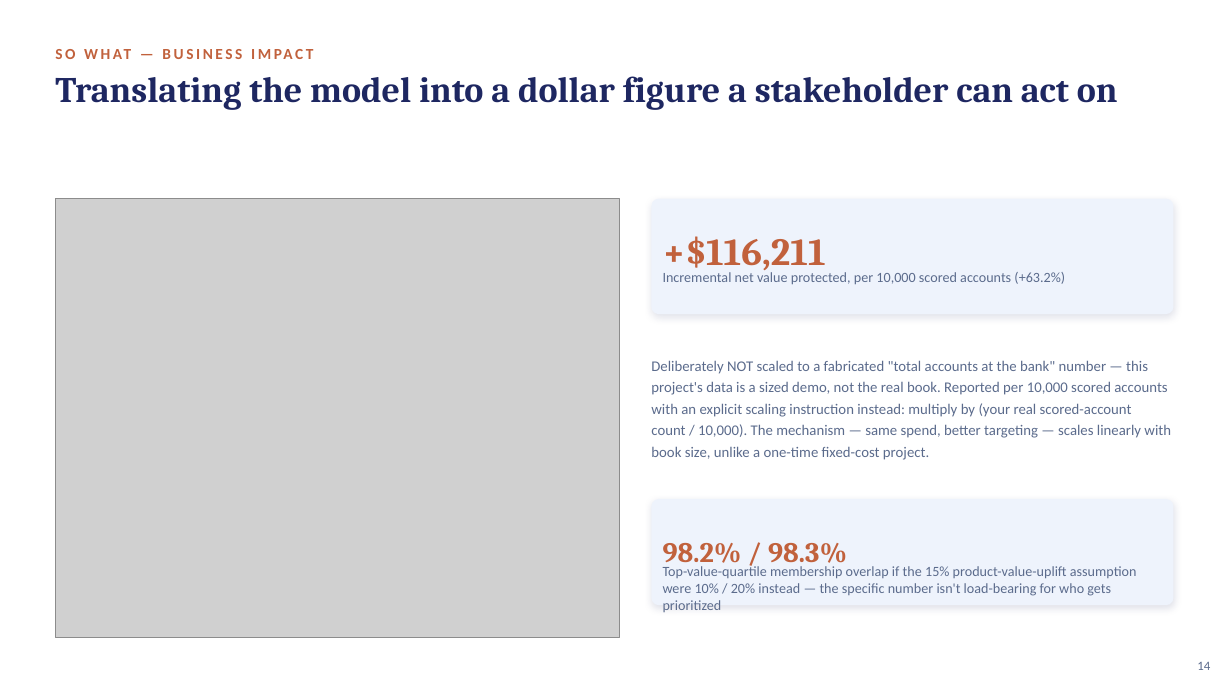
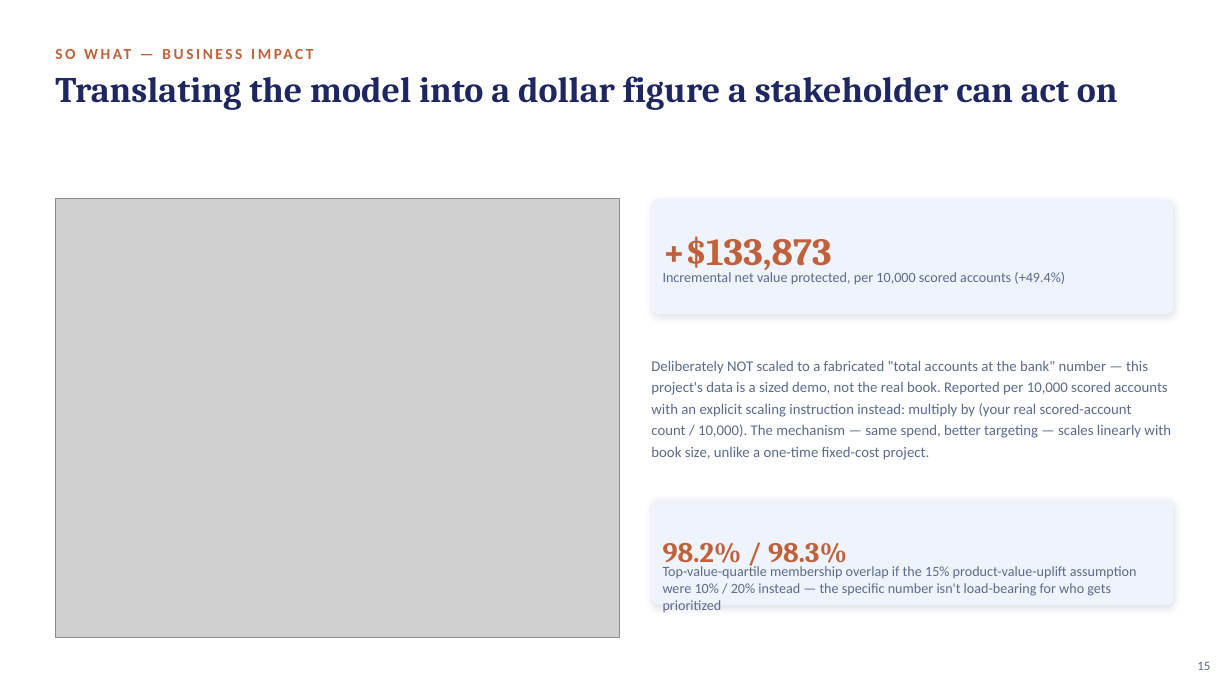
Before and after one commit to crystal1361/DDA-Retention, a slide deck: slide 15 of deck/vanguard_dda_deck.pptx (slide 14 before the commit). Drawn at 1232x693 pixels with LibreOffice and Linux fonts; fonts in the diff are those of the drawing; grey boxes stand for pictures. Boxes give left, top, right and bottom in pixels: in the first picture for what was removed or moved away, otherwise in the second. Text is boxed around its words. In the diff, an @@ line names an element or a change of style, - is before the commit and + after.

```diff
--- a/deck/vanguard_dda_deck.pptx
+++ b/deck/vanguard_dda_deck.pptx
@@ text at <box>663,236,832,274</box>: text changed @@
-+$116,211
++$133,873
@@ text at <box>663,272,1065,284</box>: text changed @@
-Incremental net value protected, per 10,000 scored accounts (+63.2%)
+Incremental net value protected, per 10,000 scored accounts (+49.4%)
@@ text at <box>1197,662,1210,670</box>: text changed @@
-14
+15
```
Also in this commit, not shown: 10 other slides changed, 8 slides added, 6 slides removed, 4 other files.
